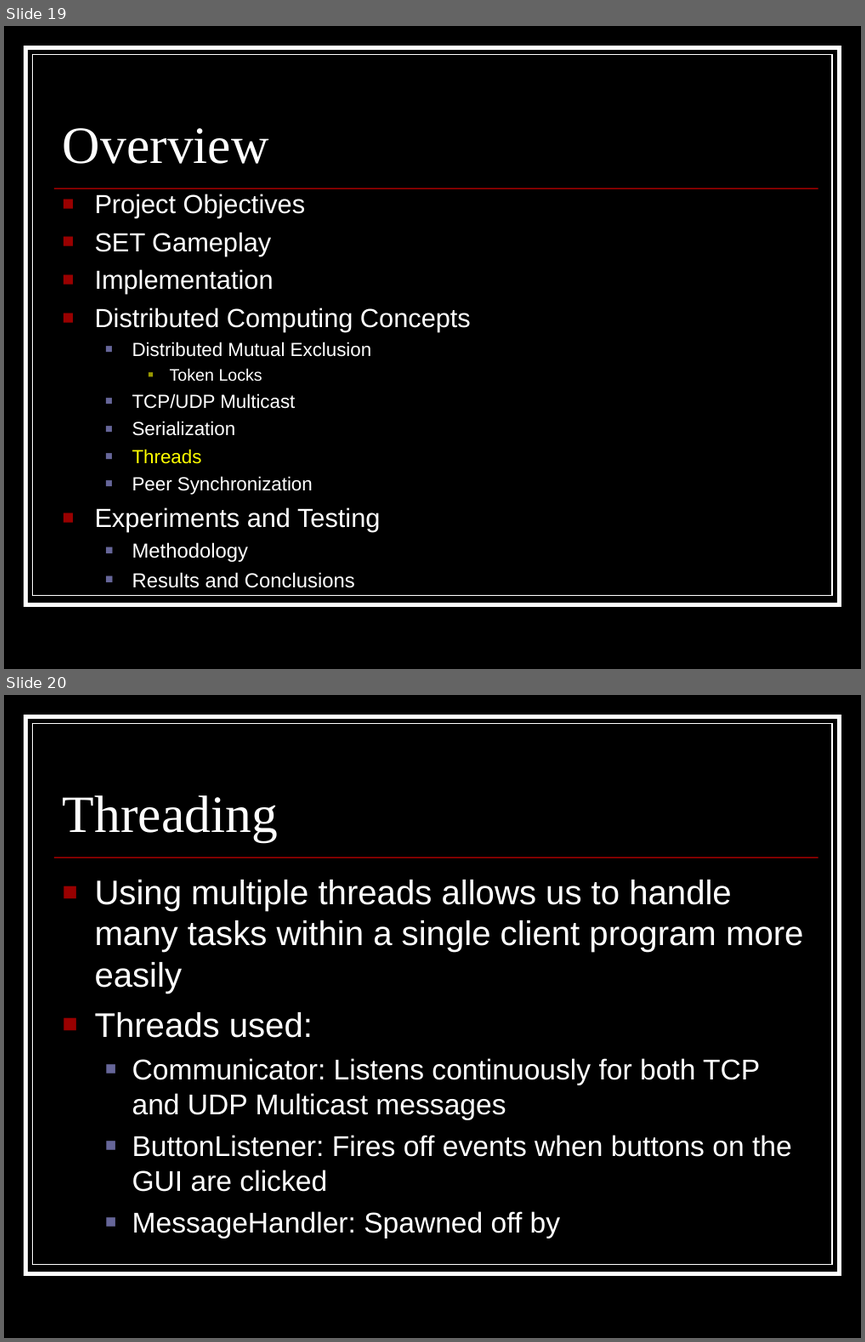
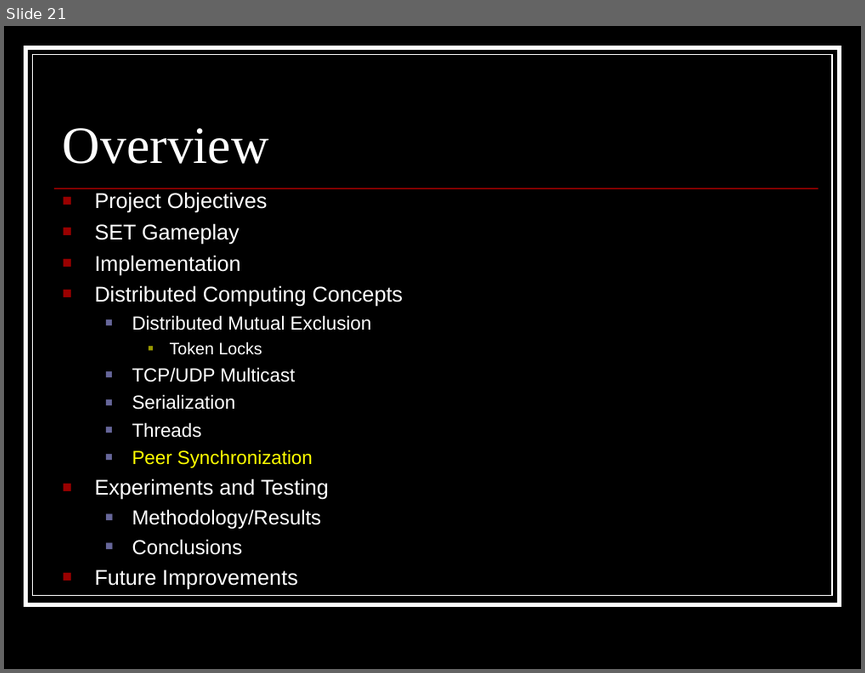
Before and after one commit to appleguru/p2pset, a slide deck: Other Documents/Final Presentation.ppt. Shown one above the other, each under a label of ours: slides 19 and 20 before the commit, slide 21 after it. The pictures are 865x1342 and 865x673 pixels, drawn with LibreOffice and Linux fonts; fonts in the diff are those of the drawing. Boxes give left, top, right and bottom in pixels: in the first picture for what was removed or moved away, otherwise in the second. Text is boxed around its words. In the diff, an @@ line names an element or a change of style, - is before the commit and + after.

```diff
--- a/Other Documents/Final Presentation.ppt
+++ b/Other Documents/Final Presentation.ppt
@@ slide 20 removed at (4,695,861,1338), background #000000; not listed: 3 template elements that a slide beside it also shows @@
@@ title removed at (63,795,278,841) @@
-Threading
@@ text removed at (95,879,803,1238) @@
-■ Using multiple threads allows us to handle many tasks within a single client program more easily
-■ Threads used:
-  ■ Communicator: Listens continuously for both TCP and UDP Multicast messages
-  ■ ButtonListener: Fires off events when buttons on the GUI are clicked
-  ■ MessageHandler: Spawned off by
@@ what was slide 19 is now slide 21 @@
@@ slide 21 changed as well @@
@@ text at (95,192,403,499): size 22 to 18 pt in "Project Objectives", "SET Gameplay", "Implementation", "Distributed Computing Concepts" and 1 more places; text colour #FFFF00 to #FFFFFF in "Threads"; text colour #FFFFFF to #FFFF00 in "Peer Synchronization"; less space between paragraphs @@
@@ text at (95,509,321,590): text changed @@
-  ■ Methodology
-  ■ Results and Conclusions
+  ■ Methodology/Results
+  ■ Conclusions
+■ Future Improvements
```
Also in this commit, not shown: 16 other slides changed, 10 slides added, 1 other slide removed.
